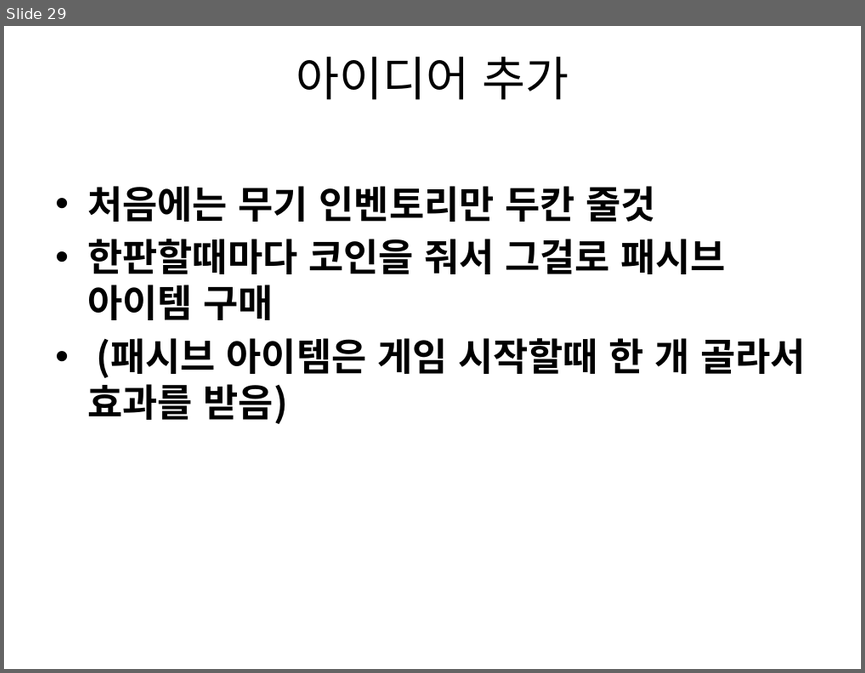
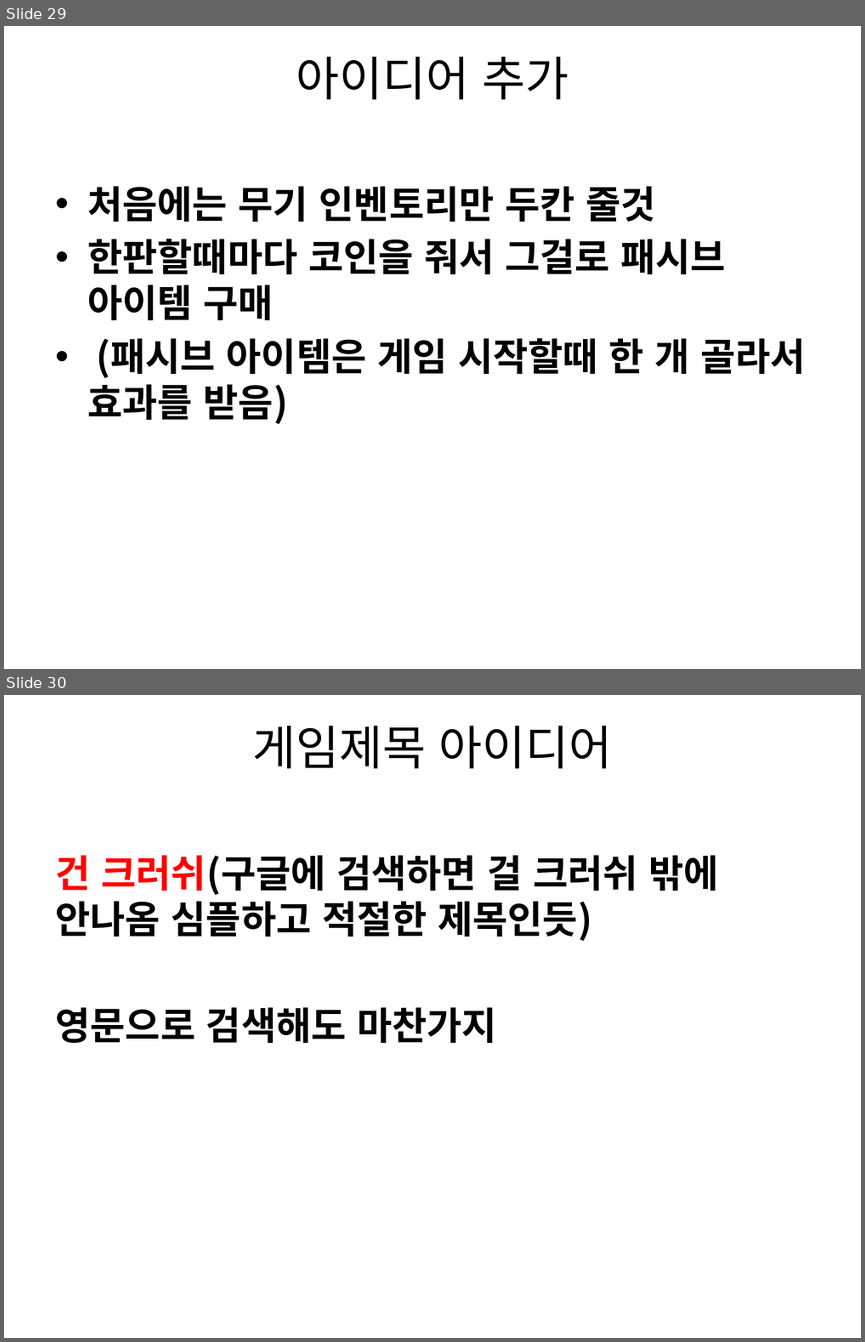
Before and after one commit to gkdlgndpdu/EscapeJail, a slide deck: EscapeJail/Assets/기획/스테이지1기획.pptx. Shown one above the other, each under a label of ours: slide 29 before the commit, slides 29 and 30 after it. The pictures are 865x673 and 865x1342 pixels, drawn with LibreOffice and Linux fonts; fonts in the diff are those of the drawing. Boxes give left, top, right and bottom in pixels: in the first picture for what was removed or moved away, otherwise in the second. Text is boxed around its words. In the diff, an @@ line names an element or a change of style, - is before the commit and + after.

Commit message:
게임제목과 캐릭터 추가할거 기획추가

```diff
--- a/EscapeJail/Assets/기획/스테이지1기획.pptx
+++ b/EscapeJail/Assets/기획/스테이지1기획.pptx
@@ slide 30 added at (4, 695, 861, 1338), background #FFFFFF @@
@@ title added at (252, 726, 613, 769), 39.6 pt, text #000000 @@
+게임제목 아이디어
@@ text added at (55, 855, 719, 1043), 32 pt, text #000000, bold @@
+건 크러쉬(구글에 검색하면 걸 크러쉬 밖에 안나옴 심플하고 적절한 제목인듯)
+영문으로 검색해도 마찬가지
```
Also in this commit, not shown: 1 other slide added.
